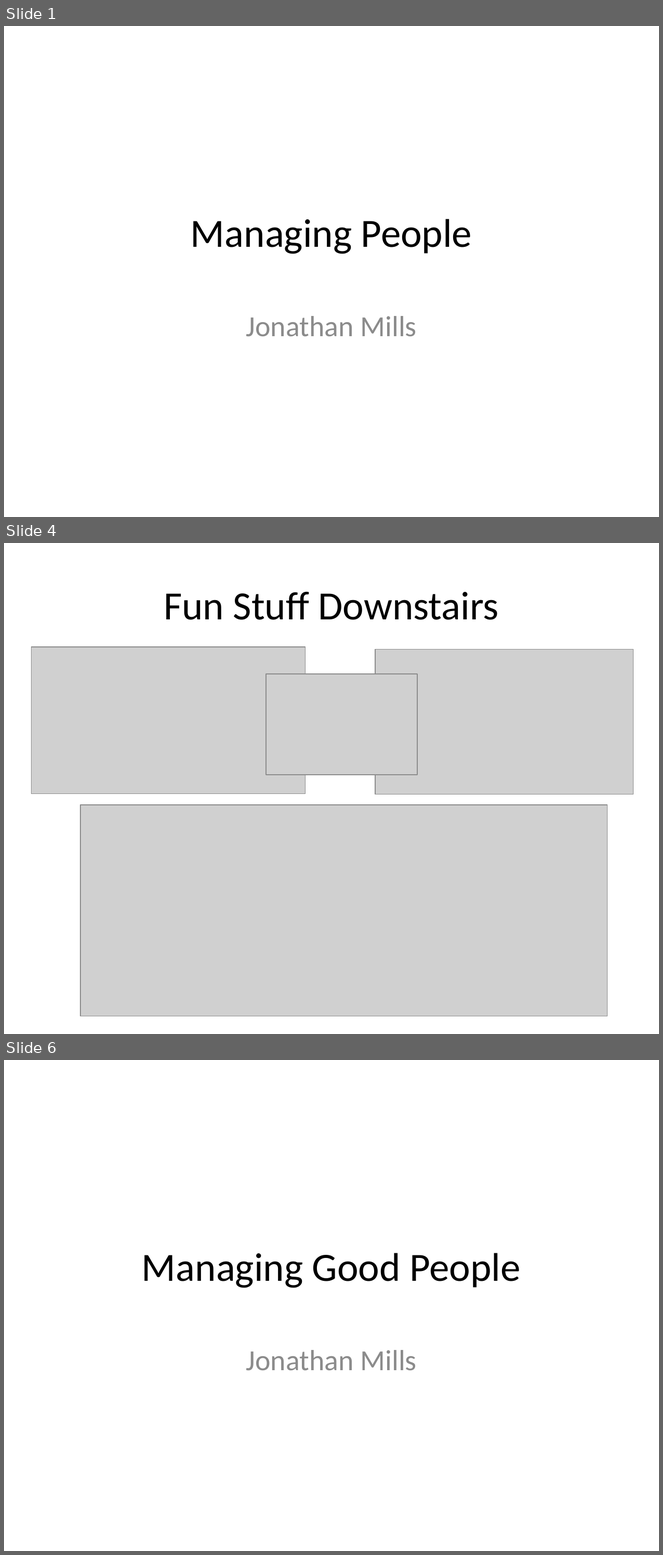
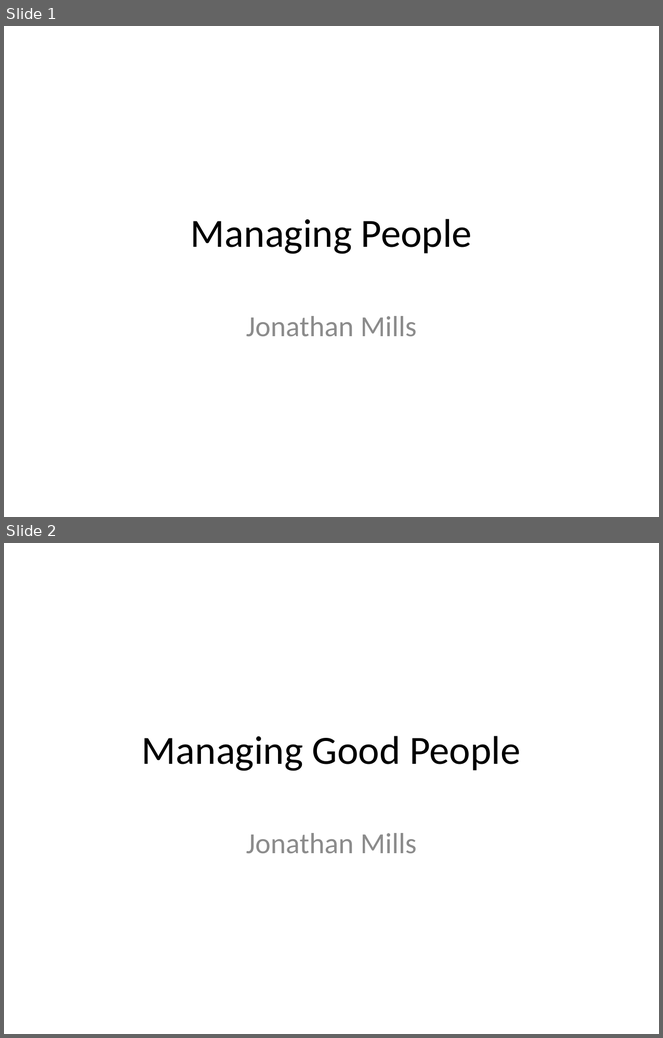
Before and after one commit to jonathanfmills/SessionSlides, a slide deck: ManagingAgileDevs.pptx. Shown one above the other, each under a label of ours: slides 1, 4 and 6 before the commit, slides 1 and 2 after it; the slides between them are not shown. The pictures are 663x1555 and 663x1038 pixels, drawn with LibreOffice and Linux fonts; fonts in the diff are those of the drawing; grey boxes stand for pictures. Boxes give left, top, right and bottom in pixels: in the first picture for what was removed or moved away, otherwise in the second. Text is boxed around its words. In the diff, an @@ line names an element or a change of style, - is before the commit and + after.

```diff
--- a/ManagingAgileDevs.pptx
+++ b/ManagingAgileDevs.pptx
@@ slide 4 removed at (4, 543, 659, 1034), background #FFFFFF @@
@@ title removed at (164, 591, 499, 620) @@
-Fun Stuff Downstairs
@@ picture removed at (32, 647, 306, 794) @@
@@ picture removed at (375, 649, 634, 795) @@
@@ picture removed at (266, 674, 417, 775) @@
@@ picture removed at (80, 805, 608, 1017) @@
@@ what was slide 6 is now slide 2 @@
```
Also in this commit, not shown: 1 slide added, 3 other slides removed, 2 other files.
